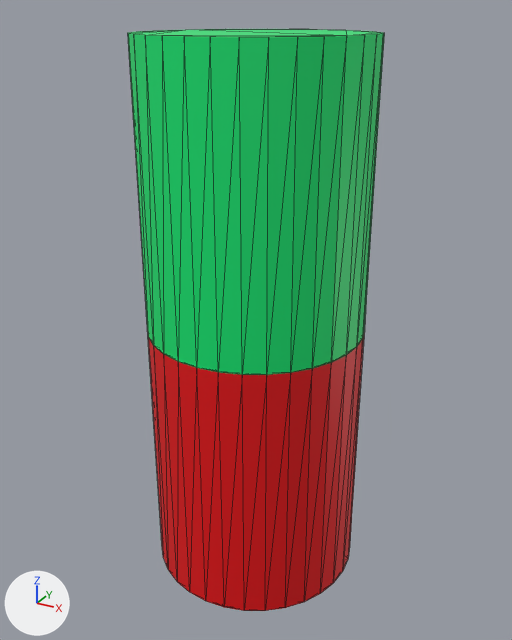
One commit to the COLLADA model assets/clarke/meshes/coloured_clarke.dae: the scene before it, then after it.
The view is the same before and after, from a camera (50 mm lens) standing at (0.323, -0.588, 0.299) and looking at (-0.001, 0.001, 0.004). Lighting does not change. The marker at lower left points along +X, +Y and +Z. Mesh edges are drawn as thin lines. Where no turn or scale is listed for an object, it has been applied to the vertices.

The scene before the commit, as lines of its bpy script (objects in view):
```python
me_cylinder_001 = bpy.data.meshes.new('Cylinder.001')
me_cylinder_001.from_pydata(...)  # a 32-sided cylinder along z spanning x -0.111..0.111, y -0.111..0.111, z -0.14..0.14
me_cylinder_001.materials.append(mat_material_001)  # green #00e773
me_cylinder_003 = bpy.data.meshes.new('Cylinder.003')
me_cylinder_003.from_pydata(...)  # a 32-sided cylinder along z spanning x -0.111..0.111, y -0.111..0.111, z -0.14..0.14
me_cylinder_003.materials.append(mat_material_002)  # red #e70009
ob_cylinder = bpy.data.objects.new('Cylinder', me_cylinder_003)
ob_cylinder.location = (0.0, 0.0, -0.14)
ob_cylinder_001 = bpy.data.objects.new('Cylinder.001', me_cylinder_001)
ob_cylinder_001.location = (0.0, 0.0, 0.14)
```
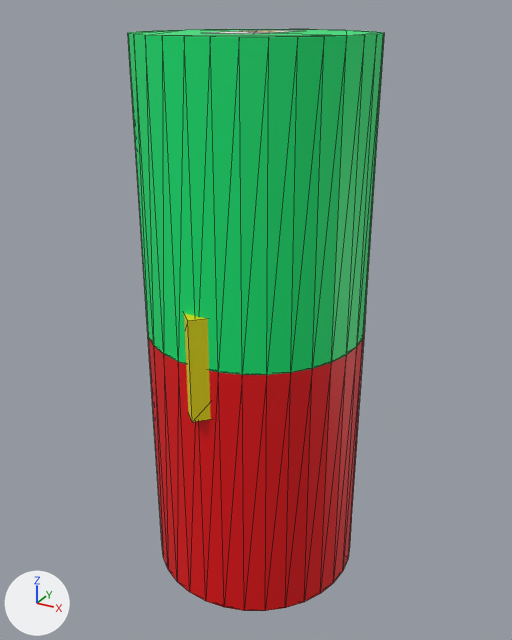
What differs and where, as boxes (x1, y1, x2, y2) in the pictures (512 x 640 px):
'Cube.001', added (yellow): after (184, 313, 211, 422)
'god', added: after (208, 30, 294, 34)

Edits to the bpy script that builds the scene:
```text
Add img_god_png:
    img_god_png = load_image('god.png', 'god.png', 700, 933, 'sRGB')
Add mat_material_004:
    mat_material_004 = principled_material('Material.004')
    mat_material_004.base_color = (0.8, 0.721, 0.0)  # yellow #e7dd00
Add mat_god:
    mat_god = principled_material('god')
    mat_god.texture = img_god_png
Add me_cube_002:
    me_cube_002.from_pydata([(0.0, -0.0723, -0.0511), (0.0, -0.0723, 0.0511), (-0.0723, 0.0, -0.0511), (-0.0723, 0.0, 0.0511), (0.0723, 0.0, -0.0511), (0.0723, 0.0, 0.0511), (0.0, 0.0723, -0.0511), (0.0, 0.0723, 0.0511)], [], [(1, 2, 0), (3, 6, 2), (7, 4, 6), (5, 0, 4), (6, 0, 2), (3, 5, 7), (1, 3, 2), (3, 7, 6), (7, 5, 4), (5, 1, 0), (6, 4, 0), (3, 1, 5)])
    me_cube_002.materials.append(mat_material_004)  # yellow #e7dd00
Add me_god:
    me_god.from_pydata(...)  # 4 vertices, 2 faces; spans x -0.0251..0.0251, y -0.05..0.05, z 0.0
    me_god.materials.append(mat_god)  # picture img_god_png
Add ob_cube_001:
    ob_cube_001 = bpy.data.objects.new('Cube.001', me_cube_002)
    ob_cube_001.location = (0.0, -0.05, 0.0)
Add ob_god:
    ob_god = bpy.data.objects.new('god', me_god)
    ob_god.location = (0.0, 0.0, 0.28)
```
